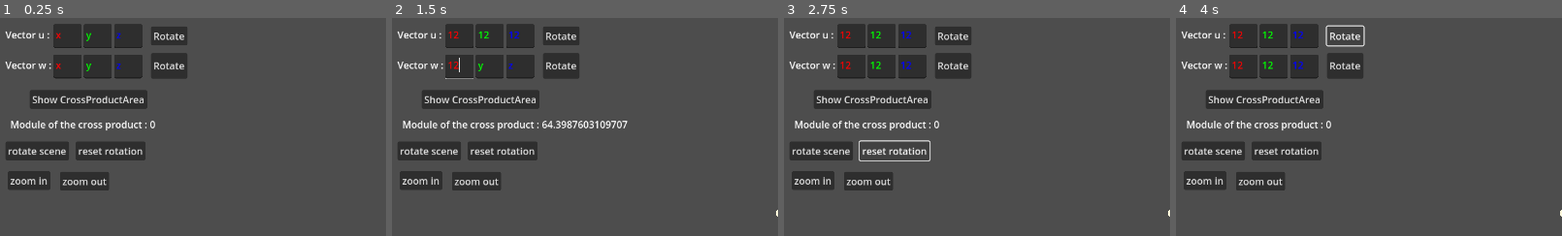
Above: before the commit, frames 1-4 (left to right).
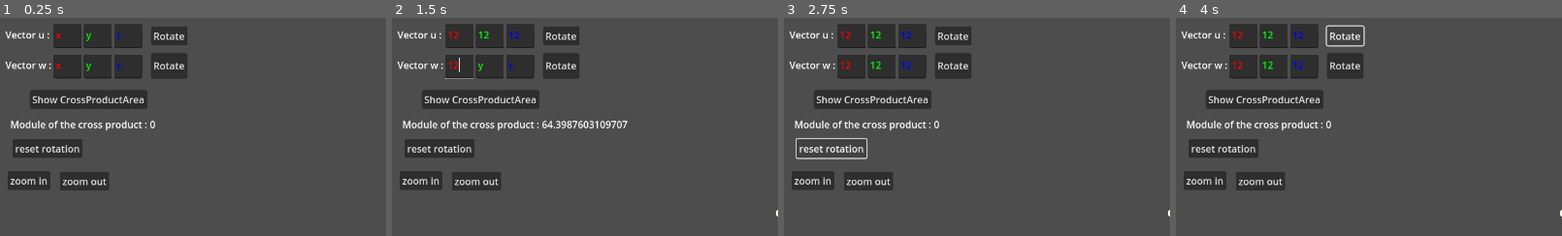
Above: after the commit, the same moments.

Repository: CasuFrost/CrossProductVisualizer
Game: Godot game, scene res://Scene.tscn
Same seed, same stepped clock (60 frames per second), same inputs: the game is played once before the commit and once after it.
Inputs (mouse positions are % of the whole screen's width and height, from its top left):
- Up to frame 1 (0.25 s): no input
- Up to frame 2 (1.5 s): click (9, 4) at 0.52 s; type "12" at 0.6 s; click (13, 4) at 0.75 s; type "12" at 0.83 s; click (17, 4) at 0.98 s; type "12" at 1.07 s; click (9, 11) at 1.27 s; type "12" at 1.35 s
- Up to frame 3 (2.75 s): click (13, 11) at 1.5 s; type "12" at 1.58 s; click (17, 11) at 1.73 s; type "12" at 1.82 s; click "reset rotation" at 2 s
- Up to frame 4 (4 s): click "Rotate" at 2.75 s; click "Stop" at 3.5 s
The pictures show only the part of the screen within x 0-50%, y 0-50%; the shares and areas given below are measured in that part.

The runs differ from the first frame. In frame 1, 2.2% of the frame differs, in the area x 1-38%, y 55-66%; in frame 2, 2.2%; in frame 3, 1.4%; in frame 4, 2.2%.

Commit message:
camera rotation with mouse

Diff:
--- a/Scene.gd
+++ b/Scene.gd
@@ -17,6 +17,14 @@
 # Called when the node enters the scene tree for the first time.
 func _ready():
 	pass
+func _input(event):
+	if event is InputEventMouseMotion:
+		if Input.is_action_pressed("drag"):
+			$center.rotation_degrees.y-=event.relative.x*0.5
+			#$center.rotation_degrees.x-=event.relative.y
+			#$center.rotation_degrees.z-=event.relative.y
+
+
 
 func _physics_process(delta):
 	if rotateScene:
@@ -145,7 +153,7 @@
 
 
 func _on_reset_rotation_button_down():
-	$center.rotation_degrees.y=0
+	$center.rotation_degrees=Vector3()
 	rotateScene=false
 	$CanvasLayer/rotateButton.text="rotate scene"
 
--- a/Scene.tscn
+++ b/Scene.tscn
@@ -180,6 +180,7 @@
 text = "module"
 
 [node name="rotateButton" type="Button" parent="CanvasLayer"]
+visible = false
 offset_left = 9.0
 offset_top = 204.0
 offset_right = 114.0
@@ -187,10 +188,10 @@
 text = "rotate scene"
 
 [node name="resetRotation" type="Button" parent="CanvasLayer"]
-offset_left = 125.0
-offset_top = 204.0
-offset_right = 240.0
-offset_bottom = 235.0
+offset_left = 21.0
+offset_top = 200.0
+offset_right = 136.0
+offset_bottom = 231.0
 text = "reset rotation"
 
 [node name="zoomIn" type="Button" parent="CanvasLayer"]
--- a/debug.tscn
+++ b/debug.tscn
@@ -9,15 +9,15 @@
 
 [sub_resource type="BoxMesh" id="BoxMesh_vkpi5"]
 
-[sub_resource type="ArrayMesh" id="ArrayMesh_2btsv"]
+[sub_resource type="ArrayMesh" id="ArrayMesh_j44h6"]
 _surfaces = [{
-"aabb": AABB(0, 0, 0, 1, 4, 1e-05),
+"aabb": AABB(0, 0, 0, 1, 1, 1e-05),
 "format": 4097,
 "index_count": 3,
 "index_data": PackedByteArray(0, 0, 1, 0, 2, 0),
 "primitive": 3,
 "vertex_count": 3,
-"vertex_data": PackedByteArray(0, 0, 0, 0, 0, 0, 0, 0, 0, 0, 0, 0, 0, 0, 128, 63, 0, 0, 0, 0, 0, 0, 0, 0, 0, 0, 0, 0, 0, 0, 128, 64, 0, 0, 0, 0)
+"vertex_data": PackedByteArray(0, 0, 0, 0, 0, 0, 0, 0, 0, 0, 0, 0, 0, 0, 128, 63, 0, 0, 0, 0, 0, 0, 0, 0, 0, 0, 0, 0, 0, 0, 128, 63, 0, 0, 0, 0)
 }]
 
 [node name="Node3D" type="Node3D"]
@@ -35,5 +35,5 @@
 transform = Transform3D(1, 0, 0, 0, 1, 0, 0, 0, 1, 0, 3.65981, 0)
 
 [node name="MeshInstance3D2" type="MeshInstance3D" parent="."]
-mesh = SubResource("ArrayMesh_2btsv")
+mesh = SubResource("ArrayMesh_j44h6")
 script = ExtResource("1_rig1h")
--- a/project.godot
+++ b/project.godot
@@ -29,6 +29,14 @@
 
 project/assembly_name="CrossProductVisualizer"
 
+[input]
+
+drag={
+"deadzone": 0.5,
+"events": [Object(InputEventMouseButton,"resource_local_to_scene":false,"resource_name":"","device":-1,"window_id":0,"alt_pressed":false,"shift_pressed":false,"ctrl_pressed":false,"meta_pressed":false,"button_mask":0,"position":Vector2(0, 0),"global_position":Vector2(0, 0),"factor":1.0,"button_index":1,"pressed":false,"double_click":false,"script":null)
+]
+}
+
 [rendering]
 
 textures/vram_compression/import_etc2_astc=true
Not shown, changed: export_presets.cfg
Not shown, added: Export Linux.rar
Not shown, added: Export Linux/CrossProductVisualizer.pck
Not shown, added: Export Linux/CrossProductVisualizer.sh
Not shown, added: Export Linux/CrossProductVisualizer.x86_64
